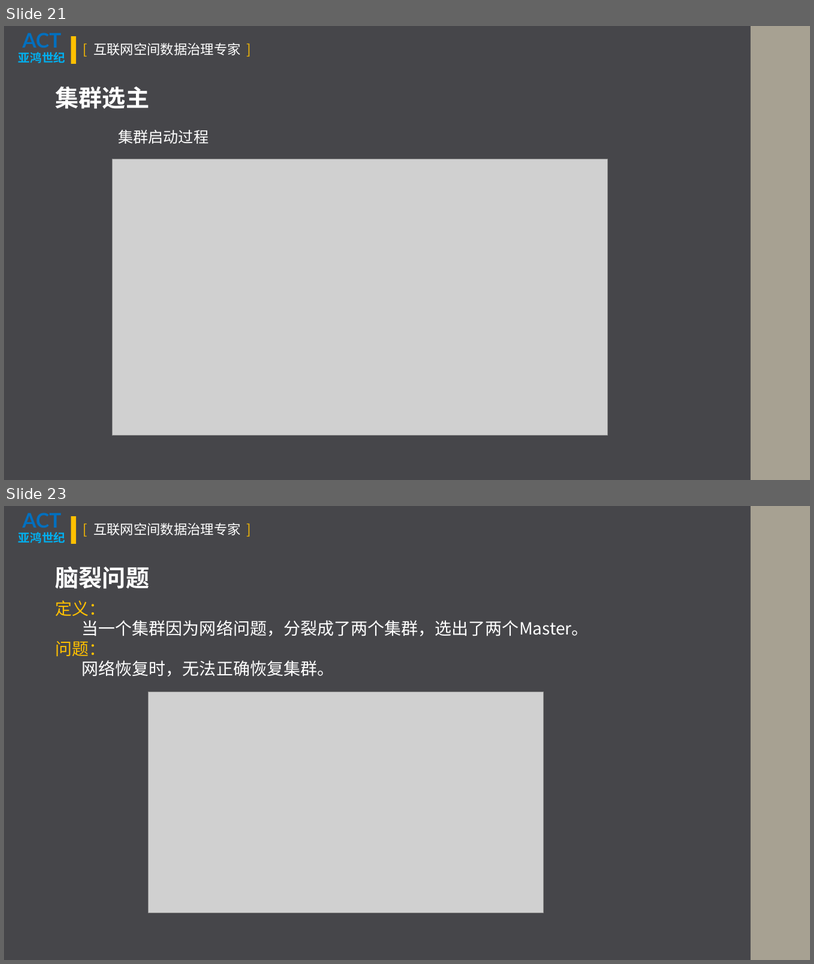
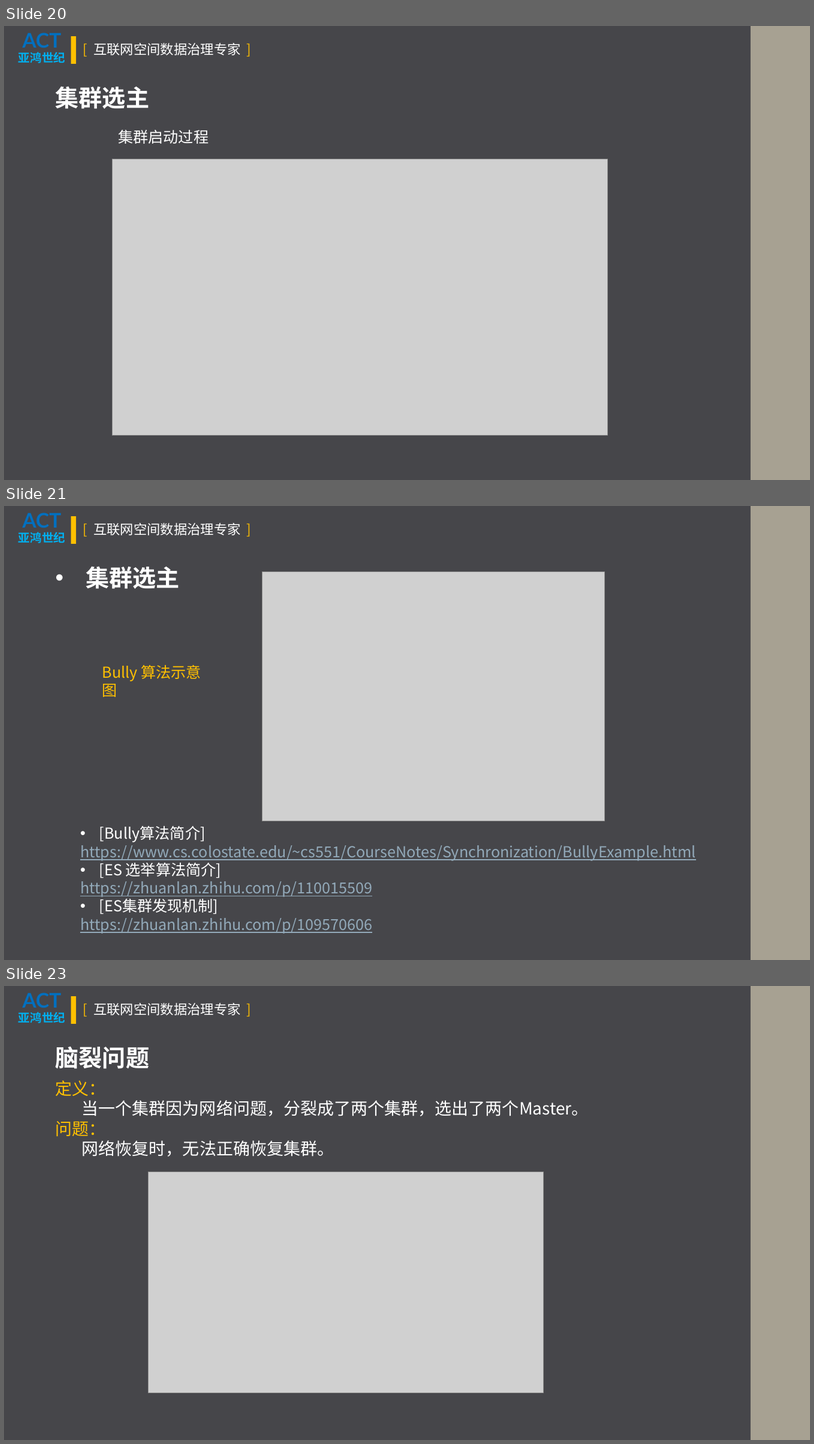
Before and after one commit to VincentMLiu/BigMingNotes, a slide deck: Memory Palace/Elasticsearch/ElasticSearch基本原理.pptx. Shown one above the other, each under a label of ours: slides 21 and 23 before the commit, slides 20, 21 and 23 after it; the slides between them are not shown. The pictures are 814x964 and 814x1444 pixels, drawn with LibreOffice and Linux fonts; fonts in the diff are those of the drawing; grey boxes stand for pictures. Boxes give left, top, right and bottom in pixels: in the first picture for what was removed or moved away, otherwise in the second. Text is boxed around its words. In the diff, an @@ line names an element or a change of style, - is before the commit and + after.

```diff
--- a/Memory Palace/Elasticsearch/ElasticSearch基本原理.pptx
+++ b/Memory Palace/Elasticsearch/ElasticSearch基本原理.pptx
@@ slide 21 added at box(4, 506, 810, 960), background #46464A; not listed: 4 template elements that a slide beside it also shows @@
@@ text added at box(86, 566, 180, 589), 28 pt, text #FFFFFF, bold @@
+• 集群选主
@@ picture added at box(263, 572, 605, 821) @@
@@ text added at box(102, 664, 201, 697), 18 pt, text #FFC000 @@
+Bully 算法示意图
@@ text added at box(80, 826, 696, 933), 18 pt, text #92A9B9, underline @@
+• [Bully算法简介]
+https://www.cs.colostate.edu/~cs551/CourseNotes/Synchronization/BullyExample.html
+• [ES 选举算法简介]
+https://zhuanlan.zhihu.com/p/110015509
+• [ES集群发现机制]
+https://zhuanlan.zhihu.com/p/109570606
@@ what was slide 21 is now slide 20 @@
```
Also in this commit, not shown: 13 slides changed, 23 other slides added, 6 slides removed, 25 other files.
